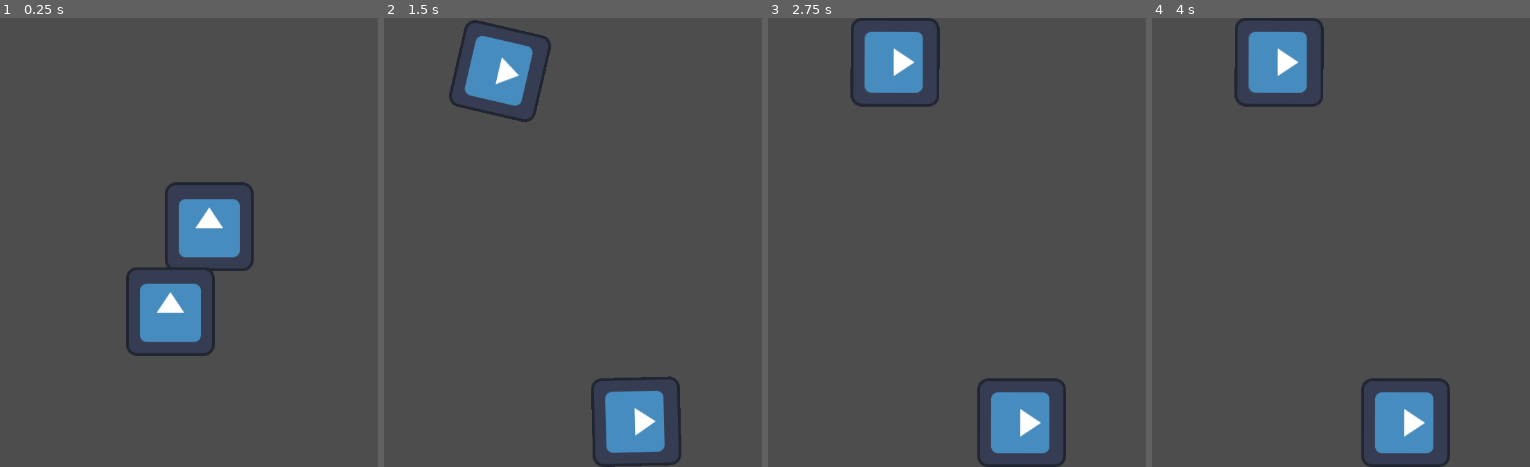
Above: before the commit, frames 1-4 (left to right).
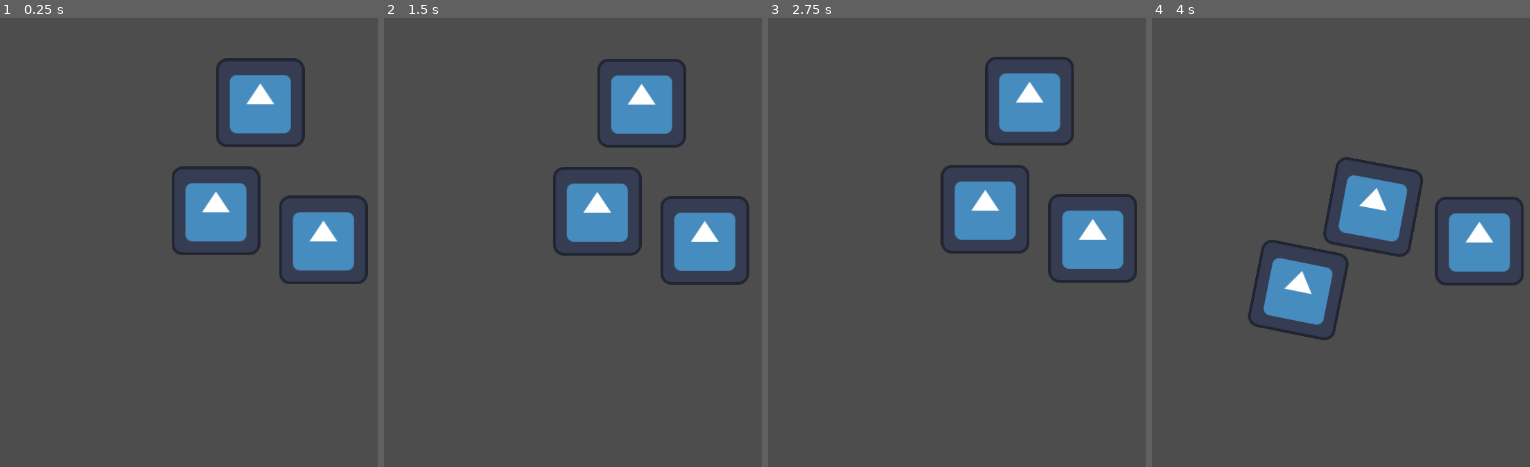
Above: after the commit, the same moments.

Repository: felicaamiko/capstone-p2
Game: Godot game, scene res://arena2.tscn
Two runs of this game, one before a commit and one after it. Both use one fixed random seed, a clock stepped at 60 frames per second and the inputs below. Before the commit the project starts from res://arena.tscn. The engine's default icon, where the game draws it, is replaced by a stand-in: a white triangle on a blue panel in a dark square.
Inputs (mouse positions are in pixels of both pictures, inside the frame that each line leads up to):
- Up to frame 1 (0.25 s): no input
- Up to frame 2 (1.5 s): move the mouse to (758, 220) at 0.52 s; press the mouse at (758, 220) at 0.53 s; move the mouse to (421, 264) at 1.27 s; release the mouse at (421, 264) at 1.28 s; click (421, 264) at 1.35 s
- Up to frame 3 (2.75 s): move the mouse to (1043, 143) at 2.02 s; press the mouse at (1043, 143) at 2.03 s
- Up to frame 4 (4 s): tap Enter at 2.75 s; move the mouse to (1310, 332) at 2.77 s; release the mouse at (1310, 332) at 2.78 s; click (1310, 332) at 2.85 s; move the mouse to (outside the picture) at 3.52 s; press the mouse at (outside the picture) at 3.53 s

The runs differ from the first frame. In frame 1, 11% of the frame differs, in the area x 33-98%, y 8-76%; in frame 2, 14%, in the area x 17-97%, y 0-100%; in frame 3, 14%; in frame 4, 14%.

Commit message:
weird looking eyes like thing

Diff:
--- a/arena.tscn
+++ b/arena.tscn
@@ -1,7 +1,6 @@
-[gd_scene load_steps=6 format=3 uid="uid://76lbb01jrvbd"]
+[gd_scene load_steps=5 format=3 uid="uid://76lbb01jrvbd"]
 
 [ext_resource type="Texture2D" uid="uid://dtvxjie66u66g" path="res://icon.svg" id="1_c2g0h"]
-[ext_resource type="Script" path="res://RigidBody2D2.gd" id="2_r14s5"]
 
 [sub_resource type="RectangleShape2D" id="RectangleShape2D_radv3"]
 size = Vector2(128, 128)
@@ -26,7 +25,6 @@
 [node name="RigidBody2D2" type="RigidBody2D" parent="."]
 position = Vector2(537, 452)
 gravity_scale = -1.0
-script = ExtResource("2_r14s5")
 
 [node name="CollisionShape2D" type="CollisionShape2D" parent="RigidBody2D2"]
 shape = SubResource("RectangleShape2D_radv3")
--- /dev/null
+++ b/arena2.tscn
@@ -0,0 +1,16 @@
+[gd_scene load_steps=3 format=3 uid="uid://b0r6v45q7bd4s"]
+
+[ext_resource type="PackedScene" uid="uid://bh8o0hmkm6r42" path="res://rigid_body_2d.tscn" id="1_qjk2o"]
+[ext_resource type="PackedScene" uid="uid://bx677cppku7ab" path="res://static_body_2d.tscn" id="2_tmxee"]
+
+[node name="arena" type="Node2D"]
+
+[node name="RigidBody2D" parent="." instance=ExtResource("1_qjk2o")]
+
+[node name="RigidBody2D2" parent="." instance=ExtResource("1_qjk2o")]
+position = Vector2(657, 117)
+
+[node name="RigidBody2D3" parent="." instance=ExtResource("1_qjk2o")]
+position = Vector2(748, 315)
+
+[node name="StaticBody2D" parent="." instance=ExtResource("2_tmxee")]
--- /dev/null
+++ b/collision_shape_2d.tscn
@@ -0,0 +1,7 @@
+[gd_scene load_steps=2 format=3 uid="uid://c7oo12fmvniqx"]
+
+[sub_resource type="RectangleShape2D" id="RectangleShape2D_radv3"]
+size = Vector2(128, 128)
+
+[node name="CollisionShape2D" type="CollisionShape2D"]
+shape = SubResource("RectangleShape2D_radv3")
--- a/project.godot
+++ b/project.godot
@@ -11,9 +11,17 @@
 [application]
 
 config/name="capstone p2"
-run/main_scene="res://arena.tscn"
+run/main_scene="res://arena2.tscn"
 config/features=PackedStringArray("4.2", "GL Compatibility")
 config/icon="res://icon.svg"
+
+[input]
+
+click={
+"deadzone": 0.5,
+"events": [Object(InputEventMouseButton,"resource_local_to_scene":false,"resource_name":"","device":-1,"window_id":0,"alt_pressed":false,"shift_pressed":false,"ctrl_pressed":false,"meta_pressed":false,"button_mask":1,"position":Vector2(330, 17),"global_position":Vector2(334, 58),"factor":1.0,"button_index":1,"canceled":false,"pressed":true,"double_click":false,"script":null)
+]
+}
 
 [rendering]
 
--- /dev/null
+++ b/rigid_body_2d.gd
@@ -0,0 +1,47 @@
+extends RigidBody2D
+
+var isHovered = false
+var selected = false
+var mouseoffset = Vector2(0,0)
+var firstframe = true
+var prevmousepos = Vector2(0,0)
+var mousepos = Vector2(0,0)
+var lastvector = Vector2(0,0)
+var lastvectorcopy = Vector2(0,0)
+# Called when the node enters the scene tree for the first time.
+func _ready():
+	pass # Replace with function body.
+
+# Called every frame. 'delta' is the elapsed time since the previous frame.
+func _process(delta):
+	#if Input.is_action_just_pressed("click"):
+		#mouseoffset = position - get_global_mouse_position()
+	prevmousepos = mousepos
+	mousepos = get_global_mouse_position()
+	lastvector = (mousepos-prevmousepos)
+	#print_debug(lastvector)
+	if (isHovered == true and Input.is_action_pressed("click")):#held down
+		if (firstframe):
+			mouseoffset = position - get_global_mouse_position()
+			firstframe = false
+		#print_debug("held down")
+		position = get_global_mouse_position() + mouseoffset
+		prevmousepos = get_global_mouse_position()
+	else:
+		linear_velocity = lastvector
+		#if (not firstframe):
+			#lastvectorcopy = lastvector
+			#position += lastvectorcopy
+			#firstframe = true
+		#lastvectorcopy *= .75
+		#position += lastvectorcopy #changing to a - makes cool slingshot effect.
+		#print_debug(lastvectorcopy)
+		#position += (prevmousepos-(get_global_mouse_position()))
+
+func _on_area_2d_mouse_entered():
+	print_debug("entered")
+	isHovered = true
+
+func _on_area_2d_mouse_exited():
+	print_debug("exited")
+	isHovered = false
--- /dev/null
+++ b/rigid_body_2d.tscn
@@ -0,0 +1,22 @@
+[gd_scene load_steps=4 format=3 uid="uid://bh8o0hmkm6r42"]
+
+[ext_resource type="Script" path="res://rigid_body_2d.gd" id="1_qdtal"]
+[ext_resource type="Texture2D" uid="uid://dtvxjie66u66g" path="res://icon.svg" id="1_wf7ow"]
+[ext_resource type="PackedScene" uid="uid://c7oo12fmvniqx" path="res://collision_shape_2d.tscn" id="2_jvume"]
+
+[node name="RigidBody2D" type="RigidBody2D"]
+position = Vector2(593, 273)
+gravity_scale = 0.0
+script = ExtResource("1_qdtal")
+
+[node name="CollisionShape2D" parent="." instance=ExtResource("2_jvume")]
+
+[node name="Sprite2D" type="Sprite2D" parent="."]
+texture = ExtResource("1_wf7ow")
+
+[node name="Area2D" type="Area2D" parent="."]
+
+[node name="CollisionShape2D" parent="Area2D" instance=ExtResource("2_jvume")]
+
+[connection signal="mouse_entered" from="Area2D" to="." method="_on_area_2d_mouse_entered"]
+[connection signal="mouse_exited" from="Area2D" to="." method="_on_area_2d_mouse_exited"]
--- /dev/null
+++ b/static_body_2d.tscn
@@ -0,0 +1,17 @@
+[gd_scene load_steps=3 format=3 uid="uid://bx677cppku7ab"]
+
+[sub_resource type="RectangleShape2D" id="RectangleShape2D_odigm"]
+size = Vector2(1152, 20)
+
+[sub_resource type="RectangleShape2D" id="RectangleShape2D_w855y"]
+size = Vector2(1152, 20)
+
+[node name="StaticBody2D" type="StaticBody2D"]
+
+[node name="CollisionShape2D" type="CollisionShape2D" parent="."]
+position = Vector2(576, 658)
+shape = SubResource("RectangleShape2D_odigm")
+
+[node name="CollisionShape2D2" type="CollisionShape2D" parent="."]
+position = Vector2(576, -10)
+shape = SubResource("RectangleShape2D_w855y")
